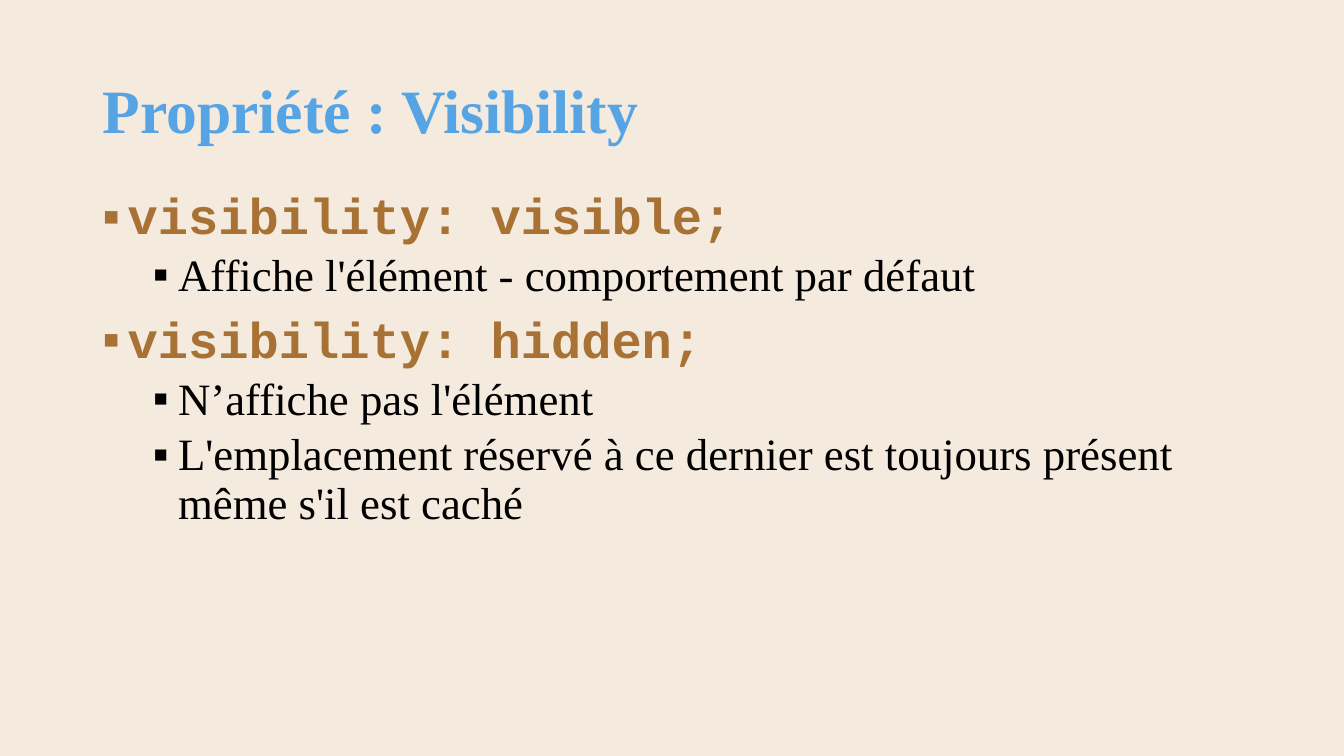
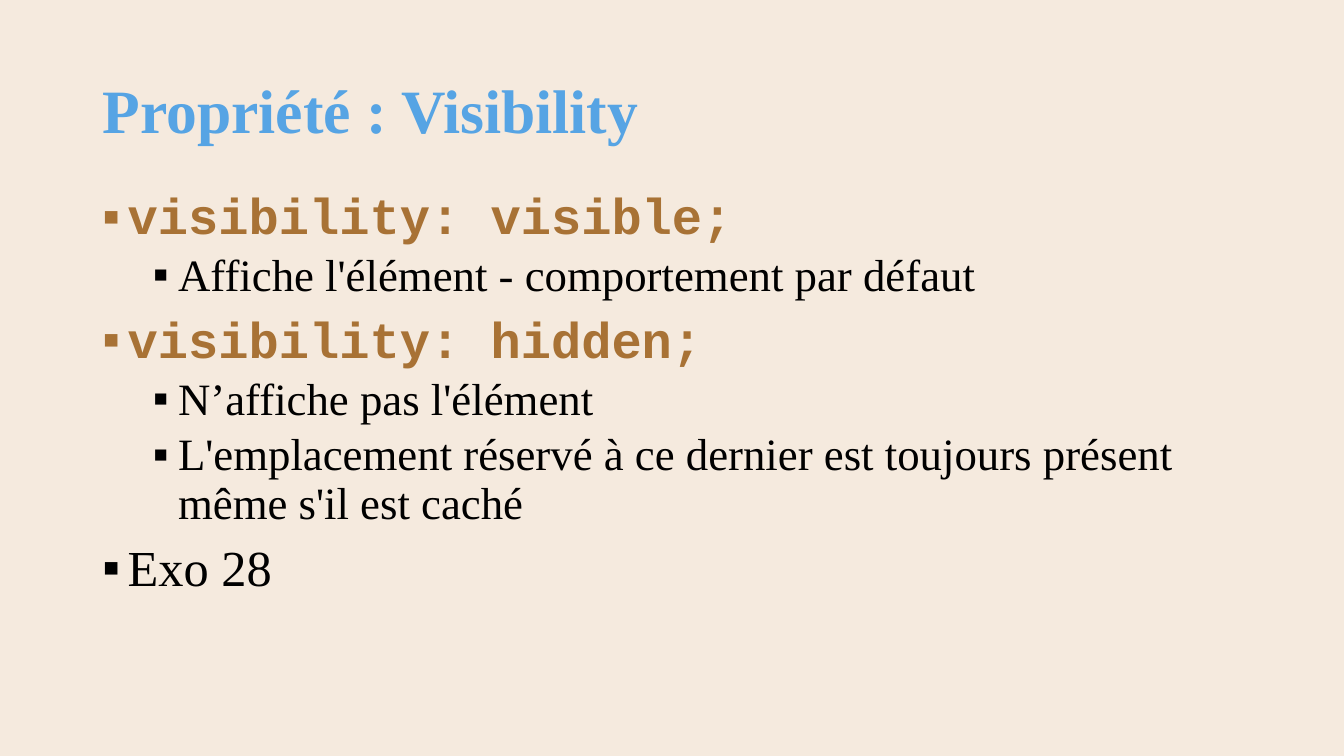
Before and after one commit to AlainWafflard/4IPW3, a slide deck: slide 52 of syllabus/14_mise_en_forme_CSS/syllabus_14_CSS.pptx. Drawn at 1344x756 pixels with LibreOffice and Linux fonts; fonts in the diff are those of the drawing; background and template pictures are left out. Boxes give left, top, right and bottom in pixels: in the first picture for what was removed or moved away, otherwise in the second. Text is boxed around its words. In the diff, an @@ line names an element or a change of style, - is before the commit and + after.

Commit message:
2026/03/17 : - update chap 14 : visibility - update chap 15 : mise à jour du marché

```diff
--- a/syllabus/14_mise_en_forme_CSS/syllabus_14_CSS.pptx
+++ b/syllabus/14_mise_en_forme_CSS/syllabus_14_CSS.pptx
@@ text at box(128, 552, 271, 587): paragraph added @@
+▪ Exo 28
```
Also in this commit, not shown: 1 slide added, 1 slide removed, 15 other files.
